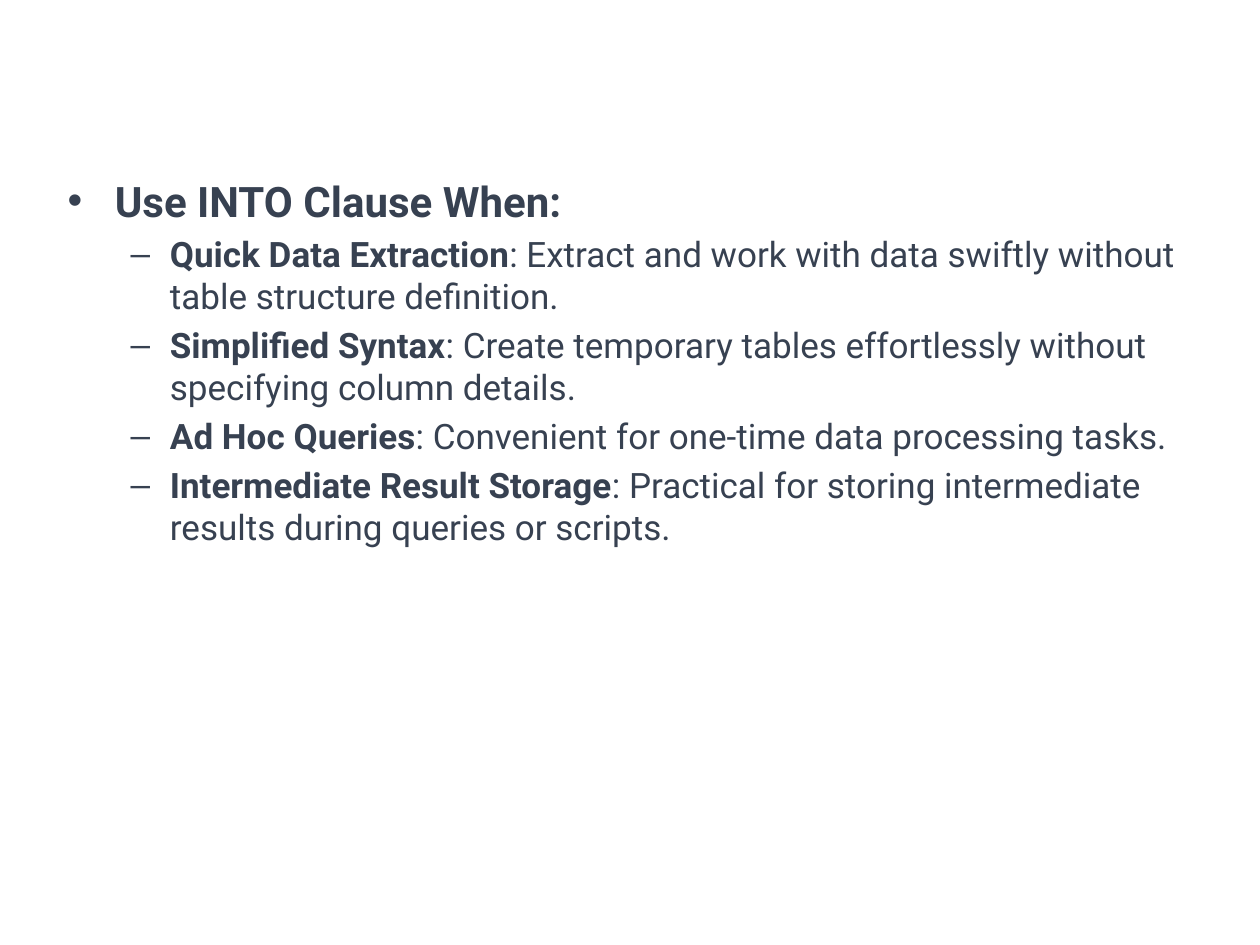
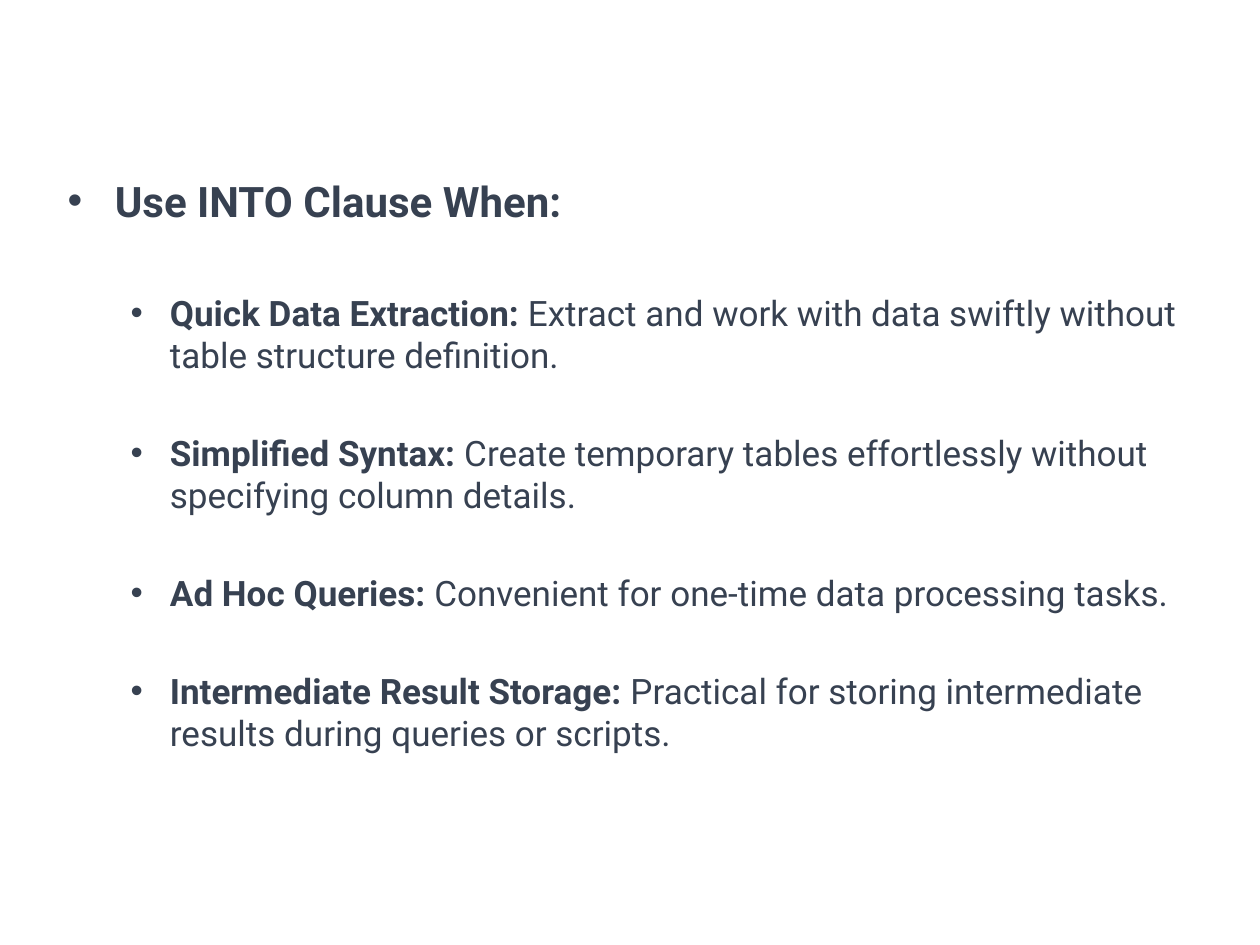
Before and after one commit to a099954/ABC-Program, a slide deck: slide 19 of SQL/Day 5 Temp Tables/Temp Tables SQL.pptx (slide 11 before the commit). Drawn at 1260x945 pixels with LibreOffice and Linux fonts; fonts in the diff are those of the drawing; background and template pictures are left out. Boxes give left, top, right and bottom in pixels: in the first picture for what was removed or moved away, otherwise in the second. Text is boxed around its words. In the diff, an @@ line names an element or a change of style, - is before the commit and + after.

```diff
--- a/SQL/Day 5 Temp Tables/Temp Tables SQL.pptx
+++ b/SQL/Day 5 Temp Tables/Temp Tables SQL.pptx
@@ text at (170, 299, 1176, 754): bold on in "Extraction:", "Syntax:", "Queries:", "Storage:"; bullet – to • @@
```
Also in this commit, not shown: 12 other slides changed, 9 slides added, 1 slide removed, 6 other files.
